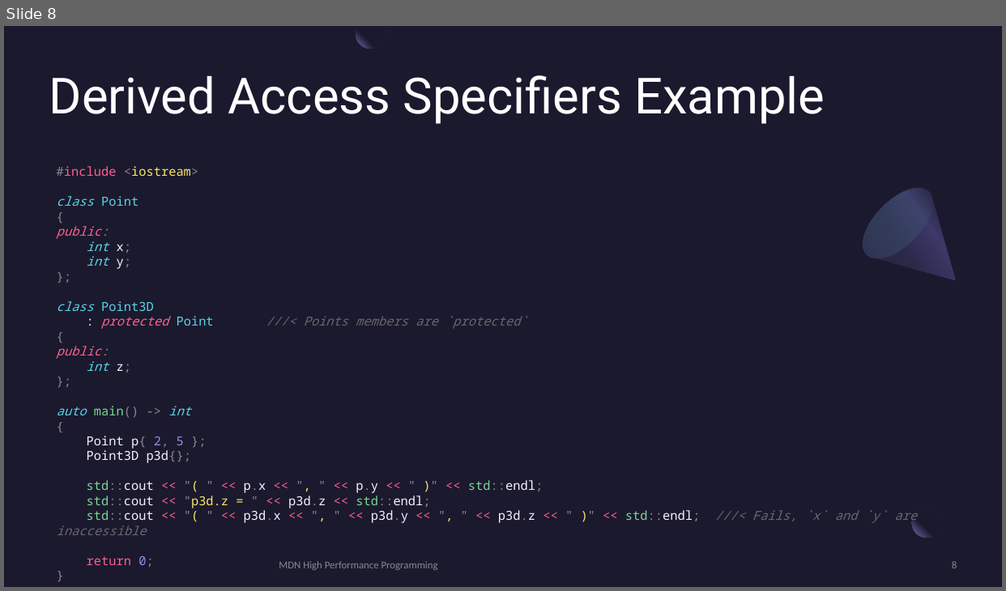
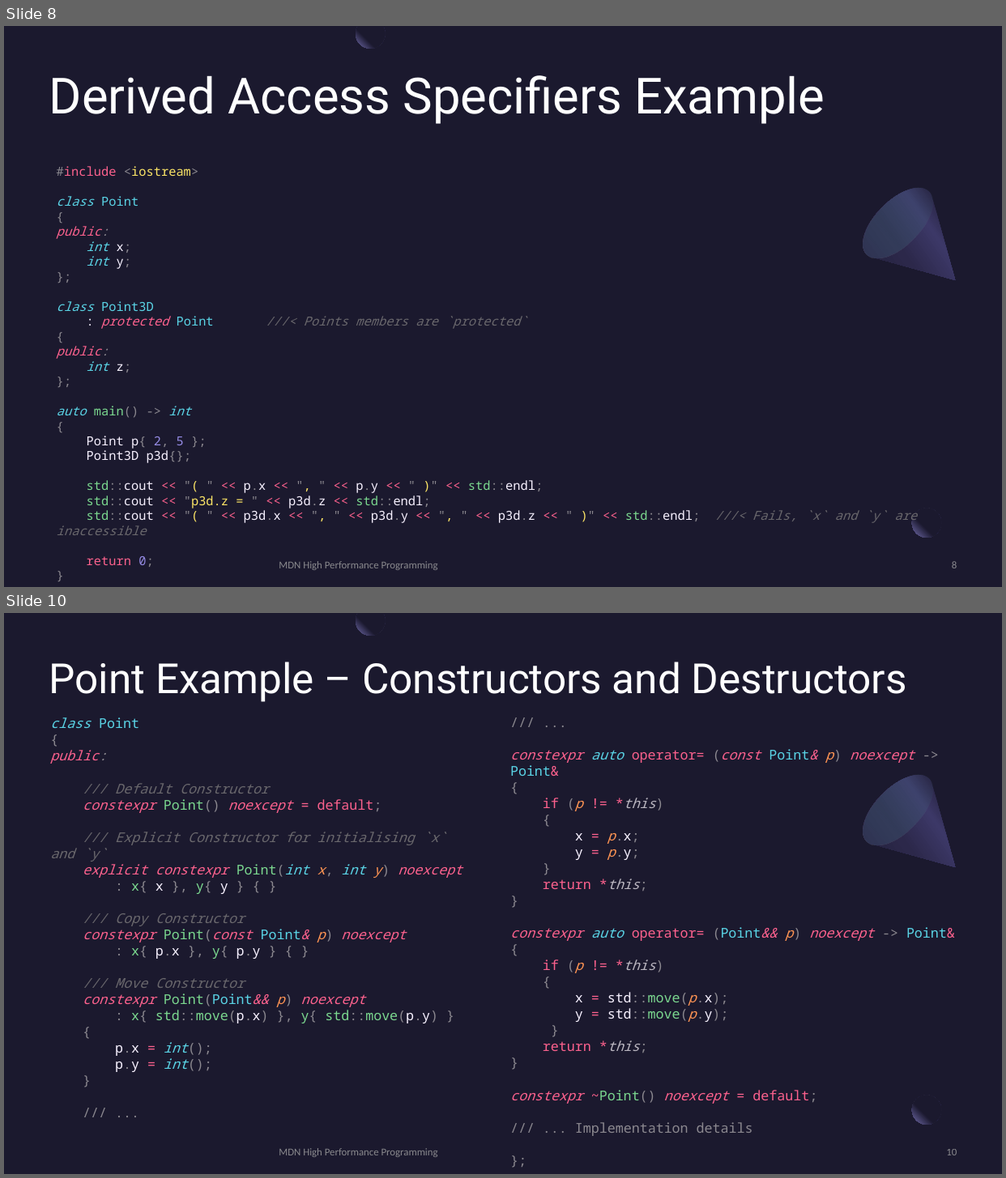
Before and after one commit to MonashDeepNeuron/HPP, a slide deck: content/part5/slides/hpp_part5.pptx. Shown one above the other, each under a label of ours: slide 8 before the commit, slides 8 and 10 after it; the slides between them are not shown. The pictures are 1006x591 and 1006x1178 pixels, drawn with LibreOffice and Linux fonts; fonts in the diff are those of the drawing. Boxes give left, top, right and bottom in pixels: in the first picture for what was removed or moved away, otherwise in the second. Text is boxed around its words. In the diff, an @@ line names an element or a change of style, - is before the commit and + after.

```diff
--- a/content/part5/slides/hpp_part5.pptx
+++ b/content/part5/slides/hpp_part5.pptx
@@ slide 10 added at [4, 613, 1002, 1174], background #1B192E; not listed: 2 template elements that a slide beside it also shows @@
@@ freeform shape added at [356, 613, 385, 636], fill gradient #1B192E to #7771B2 @@
@@ title added at [49, 662, 907, 702], 40 pt, text #FFFFFF @@
+Point Example – Constructors and Destructors
@@ text added at [50, 717, 462, 1072], 13 pt, text #69676C, italic @@
+class Point
+{
+public:
+/// Default Constructor
+constexpr Point() noexcept = default;
+/// Explicit Constructor for initialising `x` and `y`
+explicit constexpr Point(int x, int y) noexcept
+: x{ x }, y{ y } { }
+/// Copy Constructor
+constexpr Point(const Point& p) noexcept
+: x{ p.x }, y{ p.y } { }
+/// Move Constructor
+constexpr Point(Point&& p) noexcept
+: x{ std::move(p.x) }, y{ std::move(p.y) }
+{
+p.x = int();
+p.y = int();
+}
+/// ...
@@ text added at [510, 749, 955, 1136], 13 pt, text #FC618D @@
+/// ...
+constexpr auto operator= (const Point& p) noexcept -> Point&
+{
+if (p != *this)
+{
+x = p.x;
+y = p.y;
+}
+return *this;
+}
+constexpr auto operator= (Point&& p) noexcept -> Point&
+{
+if (p != *this)
+{
+x = std::move(p.x);
+y = std::move(p.y);
+}
+return *this;
+}
+constexpr ~Point() noexcept = default;
+/// ... Implementation details
+};
@@ freeform shape added at [851, 763, 987, 899], fill gradient #2C284A to #3C3867 to #1B192E @@
@@ ellipse added at [851, 763, 945, 857], fill gradient #454075 to #5BEFC1 @@
@@ text added at [279, 1148, 438, 1157], 10 pt, text #A6A6A6 at 80% opacity @@
+MDN High Performance Programming
@@ page number added at [946, 1149, 957, 1156], 10 pt, text #A6A6A6 at 80% opacity @@
+10
```
Also in this commit, not shown: 3 slides changed, 7 other slides added, 2 slides removed, 23 other files.
